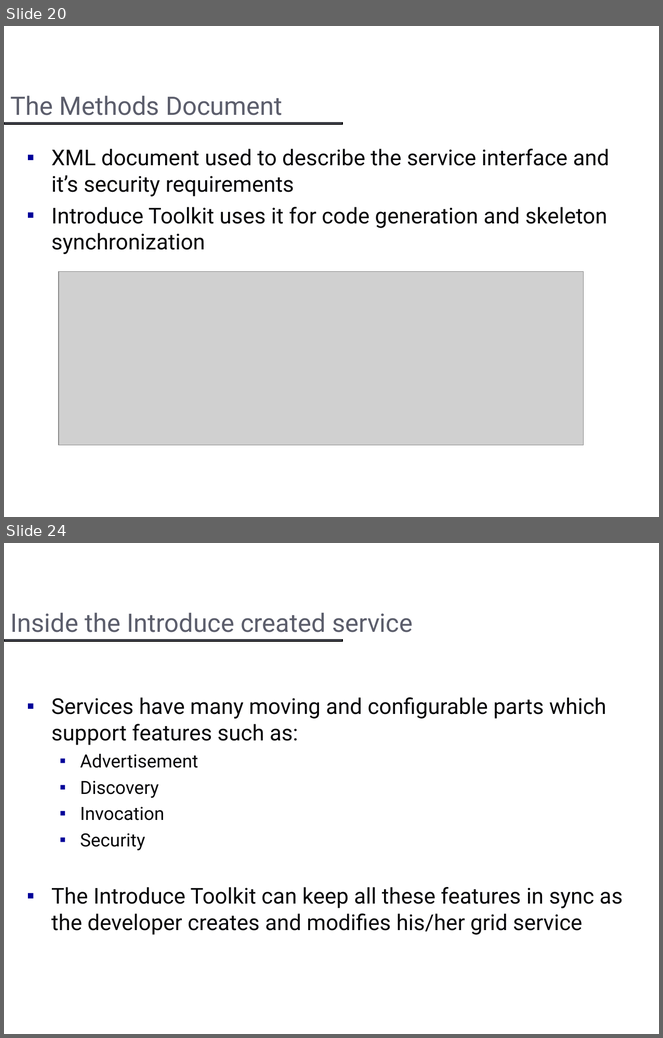
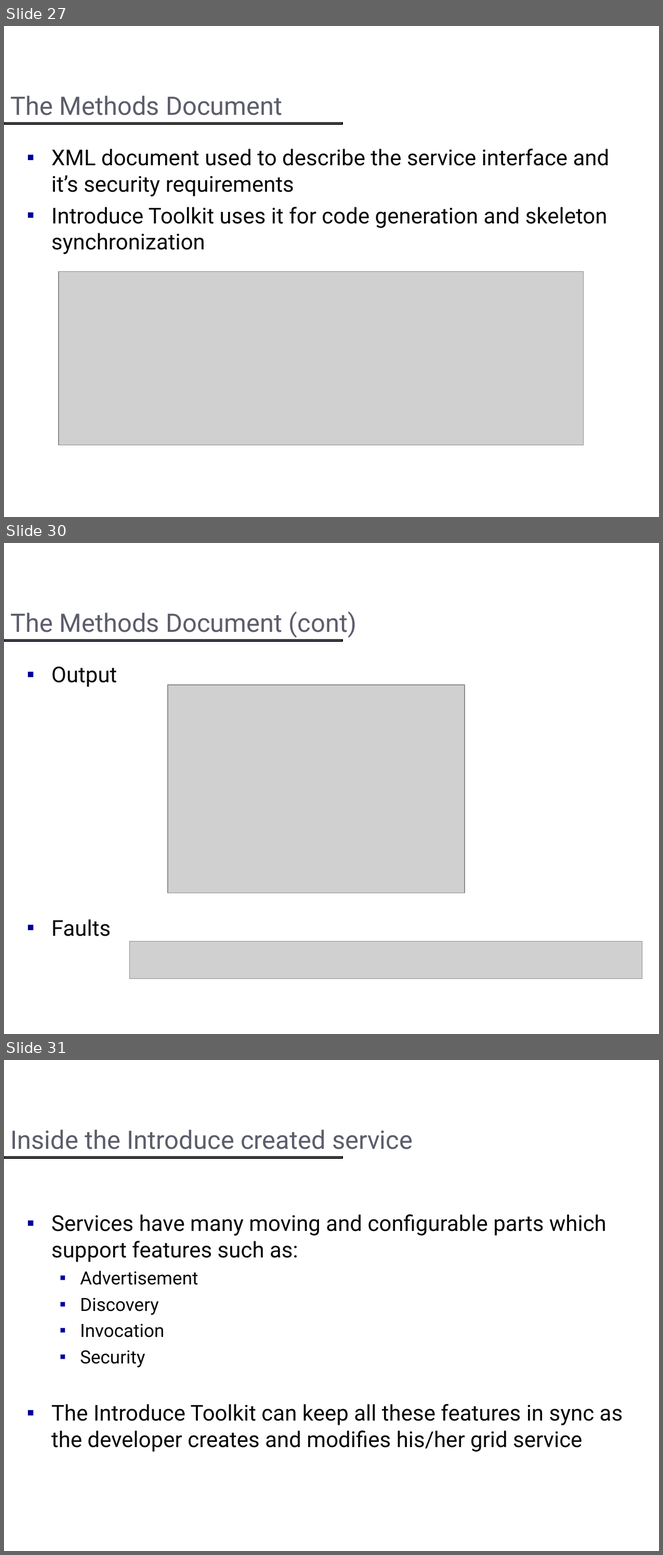
Before and after one commit to NCIP/cagrid-portal, a slide deck: cagrid-1-0/Documentation/presentations/introduce/Introduce.ppt. Shown one above the other, each under a label of ours: slides 20 and 24 before the commit, slides 27, 30 and 31 after it; the slides between them are not shown. The pictures are 663x1038 and 663x1555 pixels, drawn with LibreOffice and Linux fonts; fonts in the diff are those of the drawing; grey boxes stand for pictures; background and template pictures are left out. Boxes give left, top, right and bottom in pixels: in the first picture for what was removed or moved away, otherwise in the second. Text is boxed around its words. In the diff, an @@ line names an element or a change of style, - is before the commit and + after.

```diff
--- a/cagrid-1-0/Documentation/presentations/introduce/Introduce.ppt
+++ b/cagrid-1-0/Documentation/presentations/introduce/Introduce.ppt
@@ slide 30 added at bbox=[4, 543, 659, 1034], background #FFFFFF; not listed: 1 template element that a slide beside it also shows @@
@@ title added at bbox=[10, 612, 357, 638], 28 pt, text #5B5D6B @@
+The Methods Document (cont)
@@ text added at bbox=[51, 666, 117, 937], 24 pt, text #070709 @@
+▪ Output
+▪ Faults
@@ picture added at bbox=[168, 685, 465, 893] @@
@@ picture added at bbox=[130, 941, 642, 979] @@
@@ what was slide 20 is now slide 27 @@
@@ what was slide 24 is now slide 31 @@
```
Also in this commit, not shown: 6 slides changed, 8 other slides added, 2 slides removed, 9 other files.
